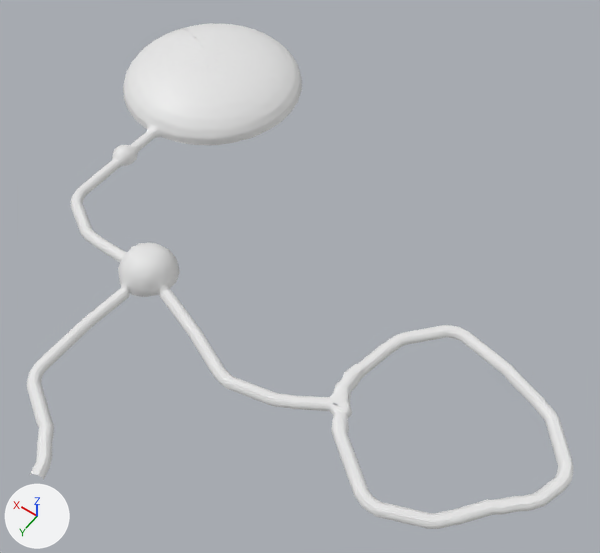
Renders of the FBX model Catacombs/Assets/3D Objects/final_chamber.fbx from each side of a commit.
One viewpoint serves both versions: a camera (50 mm lens) standing at (-424.0, 390.0, 569.0) and looking at (-167.0, 31.0, 4.0). Lighting does not change. The marker at lower left points along +X, +Y and +Z.
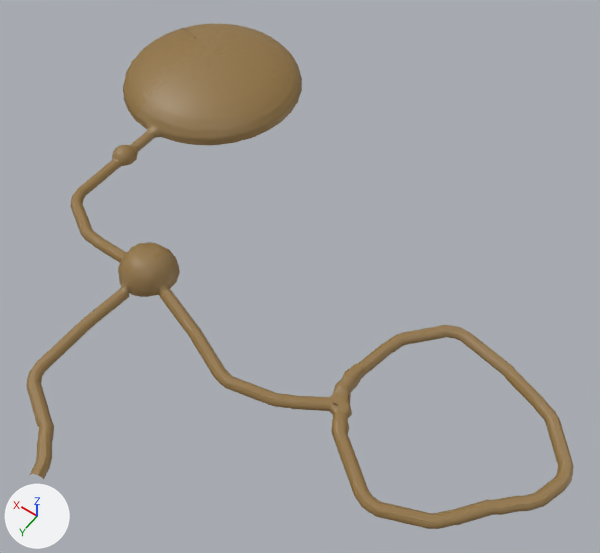
The change in detail:
Picture 'dirt2.png' (img_dirt2_png) is new.
Material 'Material' (mat_material) is new.
Uses the picture img_dirt2_png.
me_sphere has 14333 vertices, 13597 faces and spans x -436.0..157.0, y -210.0..309.0, z -4.0..33.0.
me_sphere now uses material mat_material.

Boxes (x1, y1, x2, y2) around the edits, measured in the pictures (600 x 553 px):
'Sphere', recoloured (white to brown)
    both: (26, 23, 573, 529)
